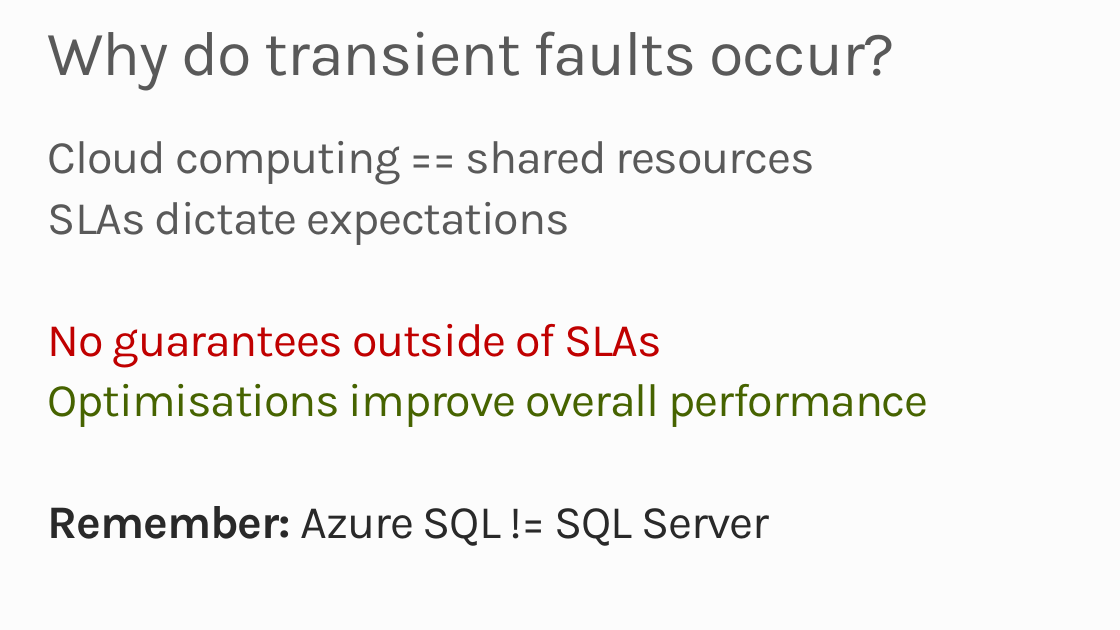
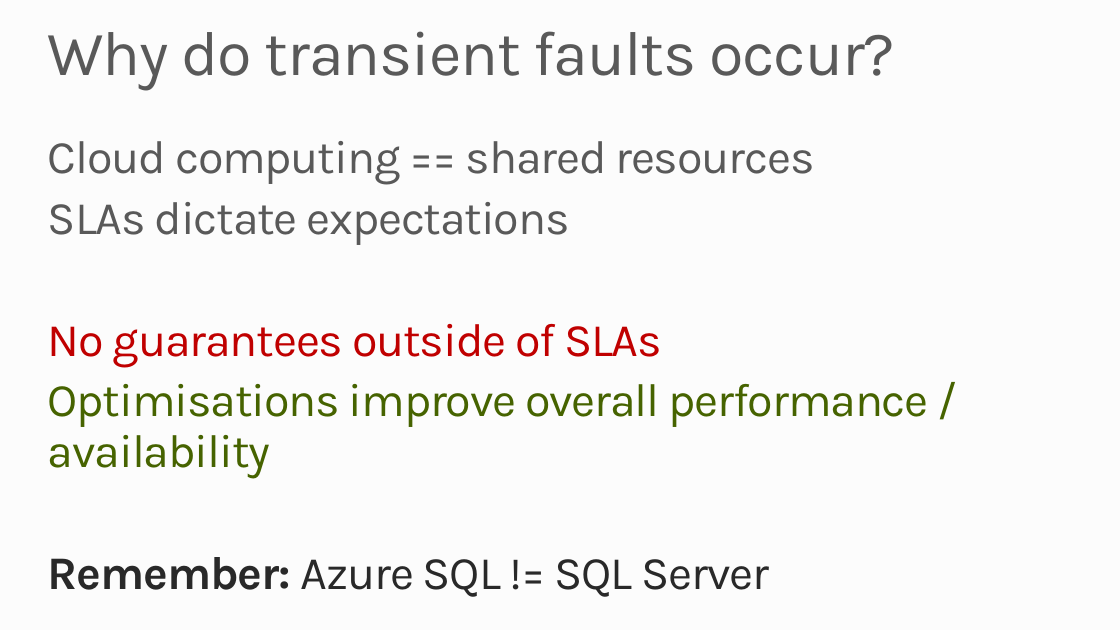
Before and after one commit to robdmoore/SQLAzureTransientDemo, a slide deck: slide 29 of Presentation.pptx (slide 28 before the commit). Drawn at 1120x630 pixels with LibreOffice and Linux fonts; fonts in the diff are those of the drawing; background and template pictures are left out. Boxes give left, top, right and bottom in pixels: in the first picture for what was removed or moved away, otherwise in the second. Text is boxed around its words. In the diff, an @@ line names an element or a change of style, - is before the commit and + after.

```diff
--- a/Presentation.pptx
+++ b/Presentation.pptx
@@ text at [48,384,929,478]: text changed @@
-Optimisations improve overall performance
+Optimisations improve overall performance / availability
```
Also in this commit, not shown: 4 other slides changed, 1 slide added.
